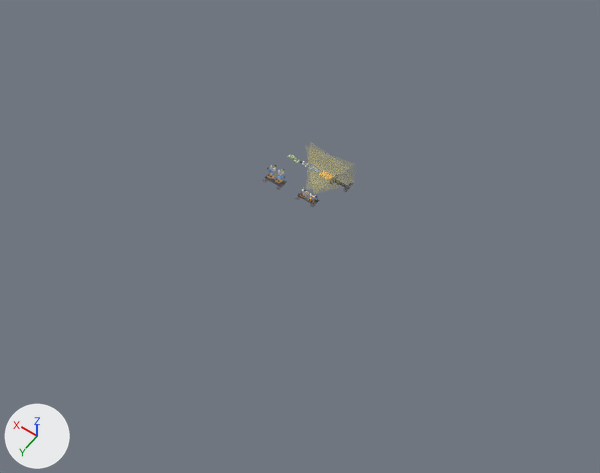
A saved change to the Blender file hardware/mount-v0.1/blend/mount-v0.1.blend.
The view is the same before and after, from a 50 mm camera at (-3178.0, 4610.0, 6439.0) aimed at (-124.0, 335.0, -279.0). Every picture has the same lights, and +X, +Y and +Z are marked at lower left. The older version comes first.

The first picture shows 'base.001', 'cam_left_fov', 'cam_right_fov', 'print_base', 'x_base'.
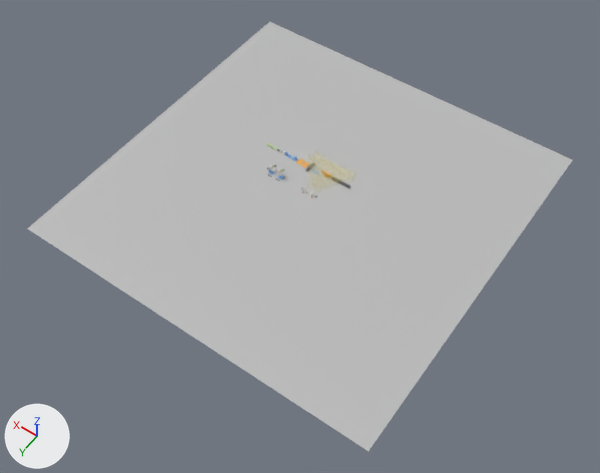
Where the change shows, as pixel boxes [x1, y1, x2, y2] in the pictures (600 x 473 px):
'floor', added: after [27, 22, 572, 451]
'cam_right_fov', turned: before [306, 142, 353, 190]; after [306, 151, 354, 190]
'cam_left_fov', turned: before [305, 146, 356, 194]; after [308, 154, 357, 194]
'x_base', deleted: before [263, 175, 287, 190]
'base.001', deleted: before [295, 192, 320, 208]
'print_base', deleted: before [340, 183, 353, 192]

Diff of the bpy script that builds the scene:
```diff
--- a/hardware/mount-v0.1/blend/mount-v0.1.blend.py
+++ b/hardware/mount-v0.1/blend/mount-v0.1.blend.py
@@ mat_mat_floor @@
+mat_mat_floor = principled_material('mat_floor')
+mat_mat_floor.base_color = (0.5, 0.5, 0.5)  # grey #bcbcbc
+mat_mat_floor.roughness = 0.55
@@ me_floor @@
+me_floor.from_pydata([(-2000.0, -2000.0, 0.0), (2000.0, -2000.0, 0.0), (2000.0, 2000.0, 0.0), (-2000.0, 2000.0, 0.0)], [], [(0, 1, 2, 3)])
+me_floor.materials.append(mat_mat_floor)  # grey #bcbcbc
@@ ob_base_001 @@
-ob_base_001 = bpy.data.objects.new('base.001', me_base)
-ob_base_001.location = (0.0, 0.0, 0.0)
-ob_base_001.rotation_euler = (1.571, 0.0, 0.0)  # degrees (90, 0, 0)
@@ ob_cam_left_fov @@
 ob_cam_left_fov.location = (-50.0, 0.0, 0.0)
-ob_cam_left_fov.rotation_euler = (1.361, 0.0, 0.14)  # degrees (78, 0, 8)
+ob_cam_left_fov.rotation_euler = (1.833, 0.0, 0.14)  # degrees (105, 0, 8)
@@ ob_cam_right_fov @@
 ob_cam_right_fov.location = (50.0, 0.0, 0.0)
-ob_cam_right_fov.rotation_euler = (1.361, 0.0, -0.14)  # degrees (78, 0, -8)
+ob_cam_right_fov.rotation_euler = (1.833, 0.0, -0.14)  # degrees (105, 0, -8)
@@ ob_x_base @@
-ob_x_base = bpy.data.objects.new('x_base', me_base)
-ob_x_base.location = (420.0, 0.0, 0.0)
-ob_x_base.rotation_euler = (1.571, 0.0, 0.0)  # degrees (90, 0, 0)
@@ ob_print_base @@
-ob_print_base = bpy.data.objects.new('print_base', me_base)
-ob_print_base.location = (-192.0, -328.0, 69.0)
-ob_print_base.rotation_euler = (1.571, 0.0, 0.0)  # degrees (90, 0, 0)
@@ ob_floor @@
+ob_floor = bpy.data.objects.new('floor', me_floor)
+ob_floor.location = (0.0, 0.0, 0.0)
```
